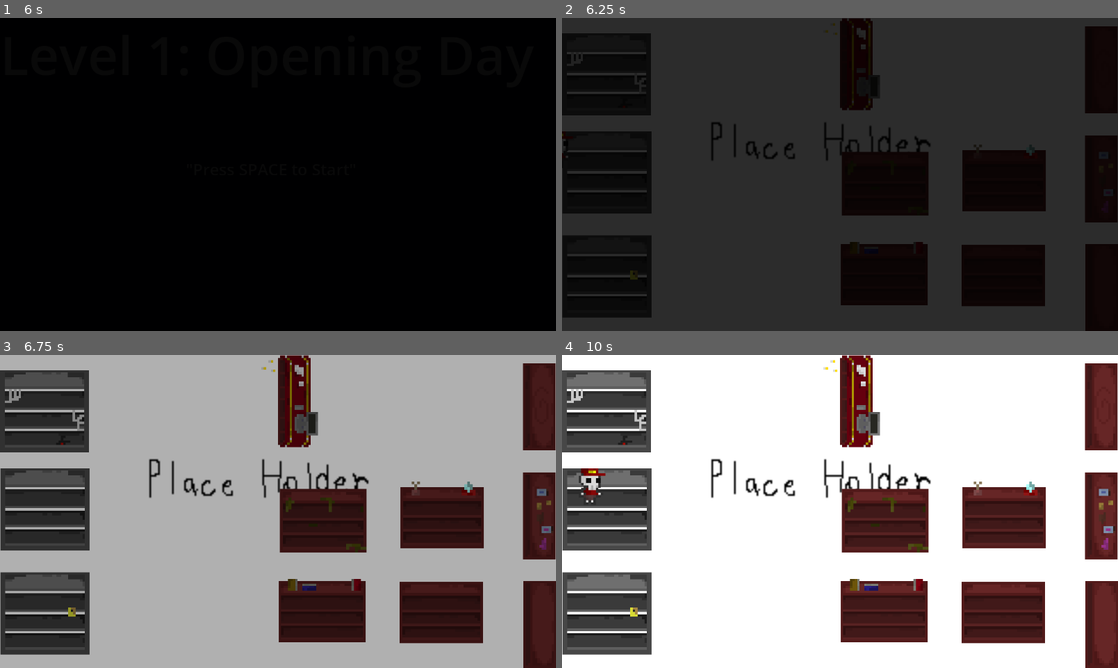
Above: before the commit, frames 1-4 (two rows, left to right).
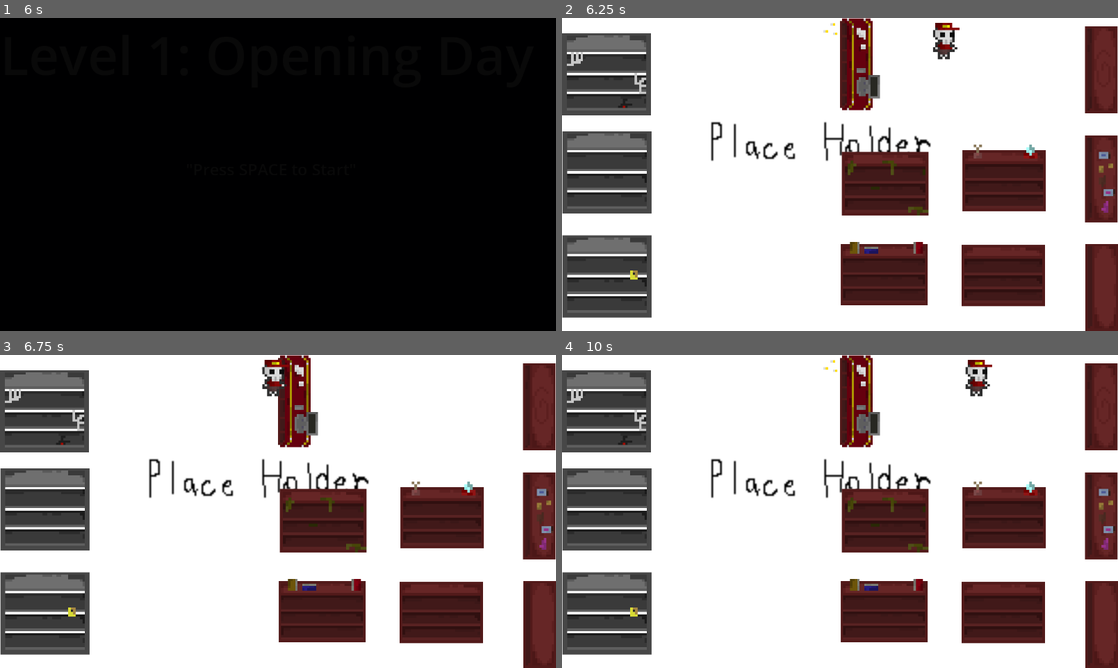
Above: after the commit, the same moments.

Repository: Aka-AnNull/Hell-Retail
Game: Godot game, scene res://Scene/main_menu.tscn
Two runs of this game, one before a commit and one after it. Both use one fixed random seed, a clock stepped at 60 frames per second and the inputs below. Sound files missing from this copy of the repository are replaced by a short silence.
Inputs (mouse positions are in pixels of both pictures, inside the frame that each line leads up to):
- Up to frame 1 (6 s): click (278, 252) at 0.5 s; click (278, 212) at 1.25 s; click (278, 212) at 2 s; tap Enter (ui_accept) at 2.75, 3.02, 3.77, 5.27 s; move the mouse to (400, 158) at 2.77 s; hold D (right) 2.78-3.53 s; move the mouse to (166, 190) at 3.52 s; hold S (down) 3.53-4.28 s; move the mouse to (333, 105) at 4.27 s; hold D (right) 4.28-5.03 s; tap Space at 5, 5.75 s; move the mouse to (250, 237) at 5.02 s; hold W (up) 5.03-5.78 s; move the mouse to (444, 221) at 5.77 s; hold A (left) from 5.78 s (still down)
- Up to frame 2 (6.25 s): keep holding A (left); tap Enter (ui_accept) at 6.02 s
- Up to frame 3 (6.75 s): keep holding A (left); move the mouse to (111, 464) at 6.52 s
- Up to frame 4 (10 s): tap Enter (ui_accept) at 6.77, 8.27, 9.02, 9.77 s; move the mouse to (867, 511) at 7.27 s; release A (left) at 7.28 s; hold S (down) 7.28-8.03 s; move the mouse to (756, 433) at 8.02 s; hold D (right) 8.03-8.78 s; move the mouse to (962, 495) at 8.77 s; hold W (up) 8.78-9.53 s; move the mouse to (728, 527) at 9.52 s; hold D (right) from 9.53 s (still down)

Frame 1 is identical in both runs. In frame 2, 99% of the frame differs, in the area x 0-100%, y 0-100%; in frame 3, 83%; in frame 4, 0.7%.

Commit message:
VFX sound and splashscreen

Diff:
--- a/Scene/Intermission.tscn
+++ b/Scene/Intermission.tscn
@@ -1,6 +1,6 @@
 [gd_scene load_steps=5 format=3 uid="uid://cv7dmhyslrch1"]
 
-[ext_resource type="Script" uid="uid://e1s6bvx63i55" path="res://Scene/Intermission.gd" id="1_142g4"]
+[ext_resource type="Script" uid="uid://e1s6bvx63i55" path="res://Script/Intermission.gd" id="1_142g4"]
 [ext_resource type="PackedScene" uid="uid://twkkl6x53d4o" path="res://Scene/Fade_transition.tscn" id="2_dt26l"]
 
 [sub_resource type="LabelSettings" id="LabelSettings_5edra"]
--- /dev/null
+++ b/Scene/SplashScreen.tscn
@@ -0,0 +1,62 @@
+[gd_scene load_steps=5 format=3 uid="uid://bh3i28yoqm7dy"]
+
+[ext_resource type="Script" uid="uid://bb4upqjo2hlgu" path="res://Script/splash_screen.gd" id="1_dqid4"]
+[ext_resource type="Texture2D" uid="uid://b4bmfwwv1sbjs" path="res://Sprite/BG/Godot_logo.svg.png" id="2_6qflx"]
+[ext_resource type="Texture2D" uid="uid://b4fd07hpdw2bu" path="res://Sprite/BG/kmutt-logo.png" id="3_6qflx"]
+[ext_resource type="PackedScene" uid="uid://twkkl6x53d4o" path="res://Scene/Fade_transition.tscn" id="4_6qflx"]
+
+[node name="SplashScreen" type="Control"]
+layout_mode = 3
+anchors_preset = 8
+anchor_left = 0.5
+anchor_top = 0.5
+anchor_right = 0.5
+anchor_bottom = 0.5
+grow_horizontal = 2
+grow_vertical = 2
+script = ExtResource("1_dqid4")
+logo_1 = ExtResource("2_6qflx")
+logo_2 = ExtResource("3_6qflx")
+
+[node name="ColorRect" type="ColorRect" parent="."]
+layout_mode = 1
+anchors_preset = 8
+anchor_left = 0.5
+anchor_top = 0.5
+anchor_right = 0.5
+anchor_bottom = 0.5
+offset_left = -640.0
+offset_top = -360.0
+offset_right = 640.0
+offset_bottom = 360.0
+grow_horizontal = 2
+grow_vertical = 2
+color = Color(0, 0, 0, 1)
+
+[node name="LogoDisplay" type="TextureRect" parent="."]
+layout_mode = 1
+anchors_preset = 8
+anchor_left = 0.5
+anchor_top = 0.5
+anchor_right = 0.5
+anchor_bottom = 0.5
+offset_left = -20.0
+offset_top = -20.0
+offset_right = 20.0
+offset_bottom = 20.0
+grow_horizontal = 2
+grow_vertical = 2
+
+[node name="Fade_transition" parent="." instance=ExtResource("4_6qflx")]
+layout_mode = 1
+anchors_preset = 8
+anchor_left = 0.5
+anchor_top = 0.5
+anchor_right = 0.5
+anchor_bottom = 0.5
+offset_left = -640.0
+offset_top = -360.0
+offset_right = 640.0
+offset_bottom = 360.0
+grow_horizontal = 2
+grow_vertical = 2
--- a/Scene/level.tscn
+++ b/Scene/level.tscn
@@ -1,6 +1,6 @@
 [gd_scene load_steps=16 format=3 uid="uid://bhkkxgqsmks02"]
 
-[ext_resource type="Script" uid="uid://bjomty5twa62f" path="res://Scene/level.gd" id="1_or6n4"]
+[ext_resource type="Script" uid="uid://bjomty5twa62f" path="res://Script/level.gd" id="1_or6n4"]
 [ext_resource type="PackedScene" uid="uid://l1bhryukeiwu" path="res://Scene/player.tscn" id="2_jnrmd"]
 [ext_resource type="Texture2D" uid="uid://cg211tk30p2ig" path="res://Sprite/BG/pixil-frame-0 (4).png" id="2_or6n4"]
 [ext_resource type="PackedScene" uid="uid://twkkl6x53d4o" path="res://Scene/Fade_transition.tscn" id="2_tut6d"]
@@ -80,6 +80,7 @@
 texture = ExtResource("13_k0fkb")
 
 [node name="Player" parent="." instance=ExtResource("2_jnrmd")]
-position = Vector2(94, 439)
+position = Vector2(992, 50)
 
 [node name="Fade_transition" parent="." instance=ExtResource("2_tut6d")]
+visible = false
--- a/Scene/main_menu.tscn
+++ b/Scene/main_menu.tscn
@@ -1,9 +1,11 @@
-[gd_scene load_steps=15 format=3 uid="uid://cqfap1i4ej4wv"]
+[gd_scene load_steps=17 format=3 uid="uid://cqfap1i4ej4wv"]
 
-[ext_resource type="Script" uid="uid://cuwfawc85p8lw" path="res://main_menu.gd" id="1_ftydy"]
+[ext_resource type="Script" uid="uid://cuwfawc85p8lw" path="res://Script/main_menu.gd" id="1_ftydy"]
 [ext_resource type="Texture2D" uid="uid://cqqssecfftw8a" path="res://Sprite/BG/daniil-glushkov-8.jpg" id="2_ejkra"]
 [ext_resource type="PackedScene" uid="uid://ba28t3xscv5c1" path="res://Scene/Menu_music.tscn" id="2_klvvj"]
 [ext_resource type="Texture2D" uid="uid://bourb0l5nq1hw" path="res://Sprite/Button/Start_ng.png" id="2_s2f1d"]
+[ext_resource type="AudioStream" uid="uid://cev0i3e2iri3n" path="res://Audio Asset/select.wav" id="2_shpw1"]
+[ext_resource type="AudioStream" uid="uid://cllptc1n32vqq" path="res://Audio Asset/confirm.wav" id="3_34sut"]
 [ext_resource type="Texture2D" uid="uid://cgfypvepivij0" path="res://Sprite/Button/Start_g.png" id="3_ejkra"]
 [ext_resource type="Texture2D" uid="uid://t5hj0we3v2vi" path="res://Sprite/ske_menu/pixil-frame-0.png" id="4_47k5r"]
 [ext_resource type="Texture2D" uid="uid://dyp5q84ugotcj" path="res://Sprite/Button/Setting_ng.png" id="4_yok32"]
@@ -122,7 +124,19 @@
 
 [node name="Fade_timer" type="Timer" parent="Fade_transition"]
 
+[node name="HoverSFX" type="AudioStreamPlayer2D" parent="."]
+stream = ExtResource("2_shpw1")
+volume_db = 7.0
+
+[node name="ClickSFX" type="AudioStreamPlayer2D" parent="."]
+stream = ExtResource("3_34sut")
+volume_db = 7.0
+
+[connection signal="focus_entered" from="Button Manager/Start" to="." method="_on_start_focus_entered"]
+[connection signal="mouse_entered" from="Button Manager/Start" to="." method="_on_start_mouse_entered"]
 [connection signal="pressed" from="Button Manager/Start" to="." method="_on_start_pressed"]
+[connection signal="mouse_entered" from="Button Manager/Setting" to="." method="_on_setting_mouse_entered"]
 [connection signal="pressed" from="Button Manager/Setting" to="." method="_on_setting_pressed"]
+[connection signal="mouse_entered" from="Button Manager/Quit" to="." method="_on_quit_mouse_entered"]
 [connection signal="pressed" from="Button Manager/Quit" to="." method="_on_quit_pressed"]
 [connection signal="timeout" from="Fade_transition/Fade_timer" to="." method="_on_fade_timer_timeout"]
--- a/Scene/player.tscn
+++ b/Scene/player.tscn
@@ -1,6 +1,6 @@
 [gd_scene load_steps=7 format=3 uid="uid://l1bhryukeiwu"]
 
-[ext_resource type="Script" uid="uid://7oa5a1t3nu7g" path="res://Scene/player.gd" id="1_y8w33"]
+[ext_resource type="Script" uid="uid://7oa5a1t3nu7g" path="res://Script/player.gd" id="1_y8w33"]
 [ext_resource type="Texture2D" uid="uid://bfeo7hucdhmtt" path="res://Sprite/player/20251119_180937.png" id="2_58ae2"]
 
 [sub_resource type="RectangleShape2D" id="RectangleShape2D_58ae2"]
--- a/main_menu.gd
+++ b/Script/main_menu.gd
@@ -2,34 +2,45 @@
 
 var button_type = null
 @onready var ske_menu = $"Skeleton Menu"
+@onready var hover_sfx = $HoverSFX
+@onready var click_sfx = $ClickSFX
 
 func _ready():
-	# Make sure the fade blocks input ONLY during the transition if you want,
-	# but setting Mouse Filter to "Ignore" is usually enough.
 	$Fade_transition.show()
 	$Fade_transition/AnimationPlayer.play("Fade_out")
 	ske_menu.play("Skeleton Idle")
 
 func _on_start_pressed():
+	click_sfx.play()
 	button_type = "start"
 	$Fade_transition.show()
 	$Fade_transition/Fade_timer.start()
 	$Fade_transition/AnimationPlayer.play("Fade_in")
-	# REMOVED GameManager.start_game() from here.
-	# We wait for the timer to finish first!
 
 func _on_setting_pressed():
+	click_sfx.play()
 	button_type = "setting"
 	$Fade_transition.show()
-	$Fade_transition/Fade_timer.start() # Changed .setting() to .start() assuming it's a Timer
+	$Fade_transition/Fade_timer.start()
 	$Fade_transition/AnimationPlayer.play("Fade_in")
 
 func _on_quit_pressed():
+	click_sfx.play()
+	await click_sfx.finished
+	$Fade_transition/AnimationPlayer.play("Fade_in")
+	await $Fade_transition/AnimationPlayer.animation_finished
 	get_tree().quit()
 
 func _on_fade_timer_timeout():
-	print("TIMER FINISHED! ATTEMPTING TO SWITCH SCENE...") # <--- Add this
+	print("TIMER FINISHED! ATTEMPTING TO SWITCH SCENE...")
 	if button_type == "start" :
 		GameManager.start_game()
 	elif button_type == "setting" :
 		pass
+
+func _on_start_mouse_entered() -> void:
+	hover_sfx.play()
+func _on_setting_mouse_entered() -> void:
+	hover_sfx.play()
+func _on_quit_mouse_entered() -> void:
+	hover_sfx.play()
--- a/Scene/player.gd
+++ b/Script/player.gd
@@ -4,7 +4,7 @@
 @onready var playerS = $"playerSprite"
 # Called when the node enters the scene tree for the first time.
 func _ready():
-	position = Vector2(100,300)
+	position = Vector2(990,50)
 
 # Called every frame. 'delta' is the elapsed time since the previous frame.
 func _process(delta):
--- /dev/null
+++ b/Script/splash_screen.gd
@@ -0,0 +1,38 @@
+extends Control
+
+# Drag your images into these slots in the Inspector!
+@export var logo_1: Texture2D # Godot Logo
+@export var logo_2: Texture2D # Uni Logo
+@export var logo_3: Texture2D # Your Name
+
+@onready var logo_display = $LogoDisplay
+@onready var anim = $Fade_transition/AnimationPlayer
+
+func _ready():
+	# The screen starts Black (because of Fade_transition)
+	# --- SHOW LOGO 1 ---
+	logo_display.texture = logo_1
+	await show_and_hide_logo()
+
+	# --- SHOW LOGO 2 ---
+	logo_display.texture = logo_2
+	await show_and_hide_logo()
+
+	# --- DONE! GO TO MENU ---
+	# Make sure this path matches your actual Main Menu file!
+	get_tree().change_scene_to_file("res://Scene/main_menu.tscn")
+
+func show_and_hide_logo():
+	# 1. Reveal the logo (Fade Out black overlay)
+	anim.play("Fade_out")
+	await anim.animation_finished
+
+	# 2. Wait for 2 seconds so people can see it
+	await get_tree().create_timer(1.0).timeout
+
+	# 3. Hide the logo (Fade In black overlay)
+	anim.play("Fade_in")
+	await anim.animation_finished
+
+	# 4. Small pause while screen is black before next logo
+	await get_tree().create_timer(0.5).timeout
--- a/project.godot
+++ b/project.godot
@@ -17,7 +17,7 @@
 
 [autoload]
 
-GameManager="*res://GameManager.gd"
+GameManager="*res://Script/GameManager.gd"
 
 [display]
 
Not shown, added: Audio Asset/confirm.wav.import
Not shown, added: Audio Asset/select.wav.import
Renamed: GameManager.gd -> Script/GameManager.gd
Renamed: GameManager.gd.uid -> Script/GameManager.gd.uid
Renamed: Scene/Intermission.gd -> Script/Intermission.gd
Renamed: Scene/Intermission.gd.uid -> Script/Intermission.gd.uid
Renamed: Scene/level.gd -> Script/level.gd
Renamed: Scene/level.gd.uid -> Script/level.gd.uid
Renamed: main_menu.gd.uid -> Script/main_menu.gd.uid
Renamed: Scene/player.gd.uid -> Script/player.gd.uid
Not shown, added: Script/splash_screen.gd.uid
Binary file added: Sprite/BG/Godot_logo.svg.png
(and 10 more such lines)
